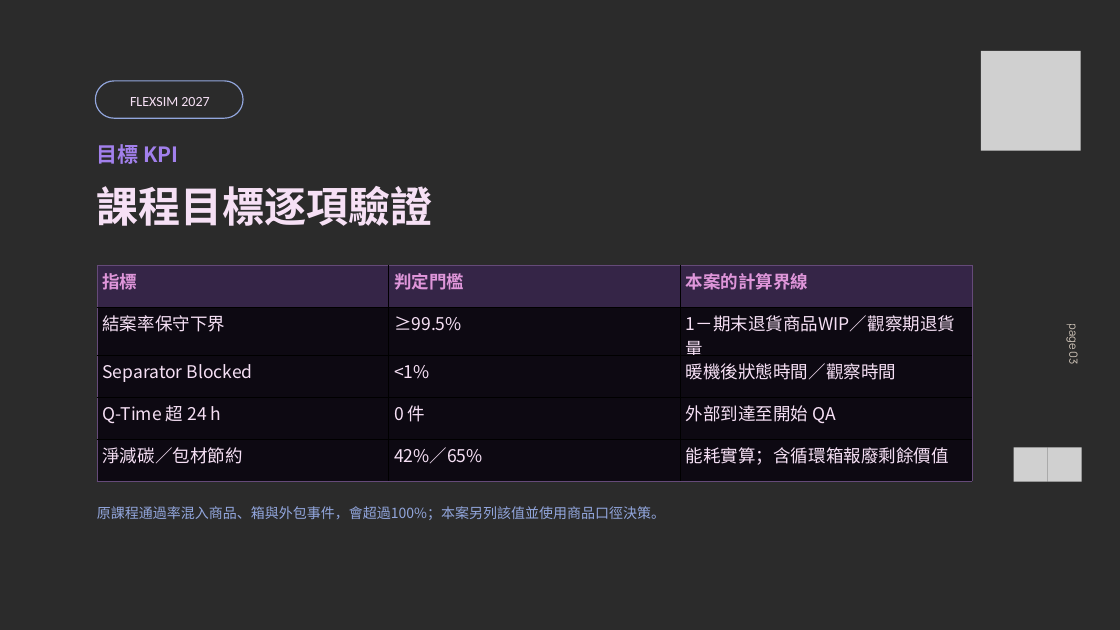
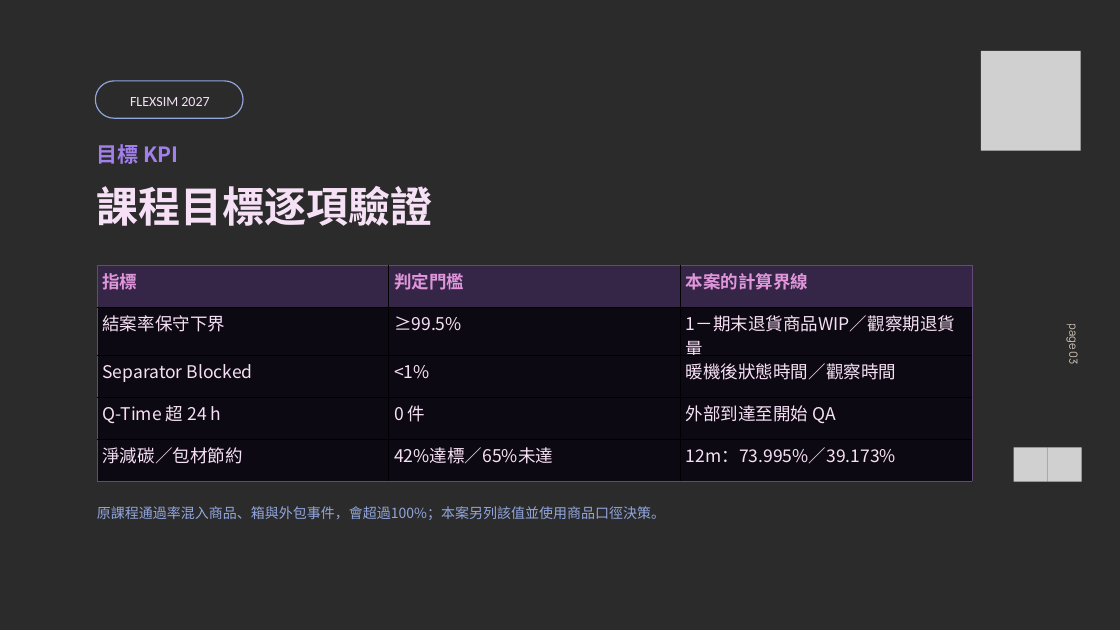
Before and after one commit to JRYTW/flexsim-circular-logistics-digital-twin, a slide deck: slide 3 of 重點檔案/01_成果簡報.pptx. Drawn at 1120x630 pixels with LibreOffice and Linux fonts; fonts in the diff are those of the drawing; grey boxes stand for pictures; background and template pictures are left out; a plain dark background stands for a picture behind light text. Boxes give left, top, right and bottom in pixels: in the first picture for what was removed or moved away, otherwise in the second. Text is boxed around its words. In the diff, an @@ line names an element or a change of style, - is before the commit and + after.

```diff
--- a/重點檔案/01_成果簡報.pptx
+++ b/重點檔案/01_成果簡報.pptx
@@ table at box(97, 265, 972, 475) @@
-row 5, column 2: 42%／65%
+row 5, column 2: 42%達標／65%未達
-row 5, column 3: 能耗實算；含循環箱報廢剩餘價值
+row 5, column 3: 12m：73.995%／39.173%
```
Also in this commit, not shown: 5 other slides changed, 2 slides added, 2 slides removed, 19 other files.
